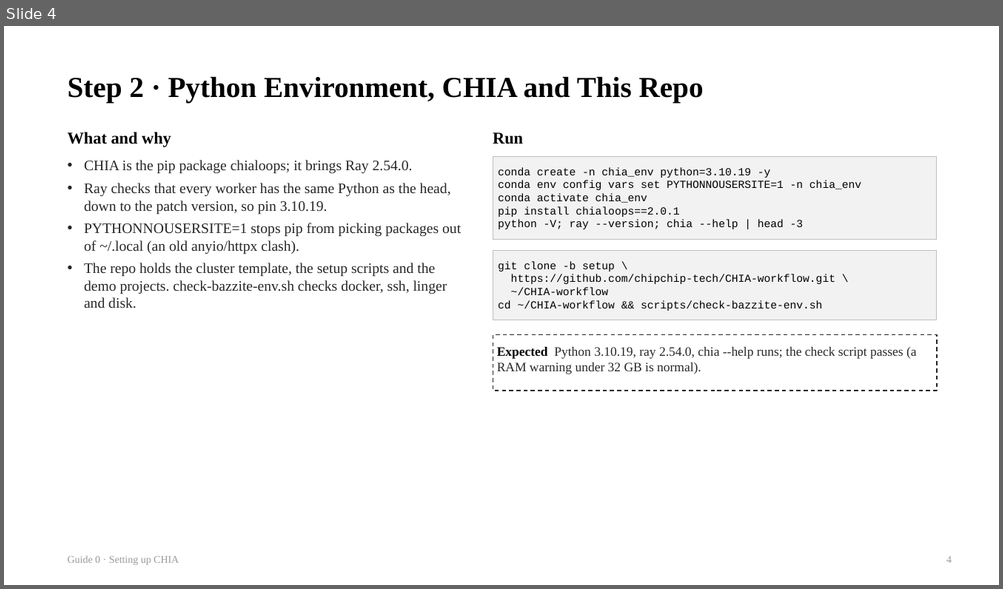
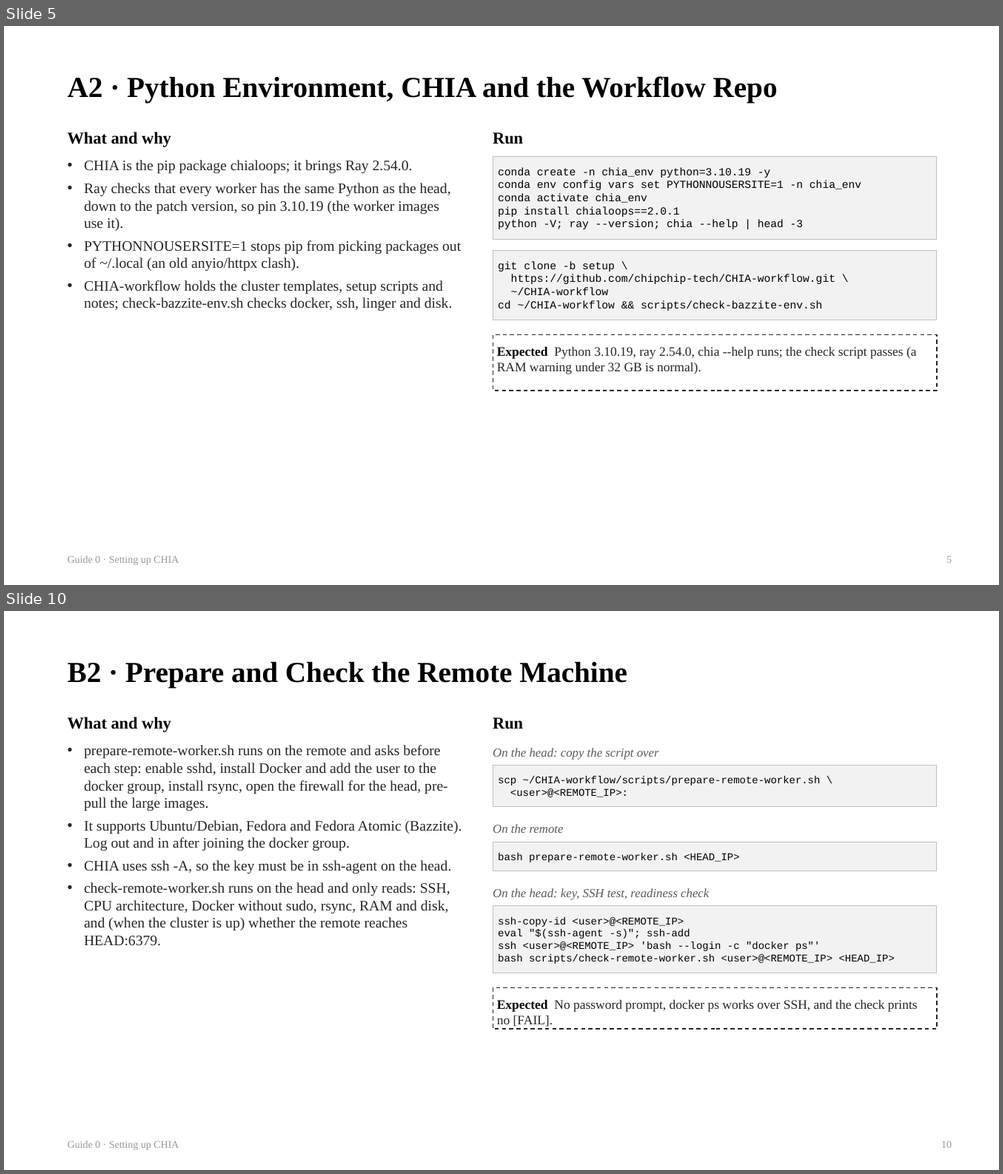
Before and after one commit to chipchip-tech/CHIA-workflow, a slide deck: projects/demo-alu/report/guides/0_Setup.pptx. Shown one above the other, each under a label of ours: slide 4 before the commit, slides 5 and 10 after it; the slides between them are not shown. The pictures are 1003x589 and 1003x1174 pixels, drawn with LibreOffice and Linux fonts; fonts in the diff are those of the drawing. Boxes give left, top, right and bottom in pixels: in the first picture for what was removed or moved away, otherwise in the second. Text is boxed around its words. In the diff, an @@ line names an element or a change of style, - is before the commit and + after.

```diff
--- a/projects/demo-alu/report/guides/0_Setup.pptx
+++ b/projects/demo-alu/report/guides/0_Setup.pptx
@@ slide 10 added at (x1=4, y1=611, x2=999, y2=1170), background #FFFFFF @@
@@ text added at (x1=68, y1=661, x2=627, y2=687), 28 pt, text #000000, bold @@
+B2 · Prepare and Check the Remote Machine
@@ text added at (x1=68, y1=717, x2=171, y2=732), 16 pt, text #000000, bold @@
+What and why
@@ text added at (x1=492, y1=718, x2=523, y2=729), 16 pt, text #000000, bold @@
+Run
@@ text added at (x1=84, y1=745, x2=462, y2=946), 14 pt, text #262626 @@
+• prepare-remote-worker.sh runs on the remote and asks before each step: enable sshd, install Docker and add the user to the docker group, install rsync, open the firewall for the head, pre-pull the large images.
+• It supports Ubuntu/Debian, Fedora and Fedora Atomic (Bazzite). Log out and in after joining the docker group.
+• CHIA uses ssh -A, so the key must be in ssh-agent on the head.
+• check-remote-worker.sh runs on the head and only reads: SSH, CPU architecture, Docker without sudo, rsync, RAM and disk, and (when the cluster is up) whether the remote reaches HEAD:6379.
@@ text added at (x1=492, y1=748, x2=659, y2=760), 12 pt, text #5A5A5A, italic @@
+On the head: copy the script over
@@ rectangle added at (x1=492, y1=766, x2=936, y2=807), fill #F2F2F2, outline #BFBFBF 0.75 pt, 10 pt, text #000000 @@
+scp ~/CHIA-workflow/scripts/prepare-remote-worker.sh \
+<user>@<REMOTE_IP>:
@@ text added at (x1=492, y1=824, x2=563, y2=833), 12 pt, text #5A5A5A, italic @@
+On the remote
@@ rectangle added at (x1=492, y1=843, x2=936, y2=871), fill #F2F2F2, outline #BFBFBF 0.75 pt, 10 pt, text #000000 @@
+bash prepare-remote-worker.sh <HEAD_IP>
@@ text added at (x1=492, y1=889, x2=708, y2=900), 12 pt, text #5A5A5A, italic @@
+On the head: key, SSH test, readiness check
@@ rectangle added at (x1=492, y1=906, x2=936, y2=974), fill #F2F2F2, outline #BFBFBF 0.75 pt, 10 pt, text #000000 @@
+ssh-copy-id <user>@<REMOTE_IP>
+eval "$(ssh-agent -s)"; ssh-add
+ssh <user>@<REMOTE_IP> 'bash --login -c "docker ps"'
+bash scripts/check-remote-worker.sh <user>@<REMOTE_IP> <HEAD_IP>
@@ rectangle added at (x1=492, y1=988, x2=936, y2=1030), outline #262626 1 pt dashed, 12.5 pt, text #262626 @@
+Expected No password prompt, docker ps works over SSH, and the check prints no [FAIL].
@@ text added at (x1=68, y1=1141, x2=179, y2=1150), 10 pt, text #9A9A9A @@
+Guide 0 · Setting up CHIA
@@ text added at (x1=941, y1=1142, x2=951, y2=1148), 10 pt, text #9A9A9A @@
+10
@@ what was slide 4 is now slide 5 @@
@@ slide 5 changed as well @@
@@ text at (x1=68, y1=76, x2=777, y2=102): text changed @@
-Step 2 · Python Environment, CHIA and This Repo
+A2 · Python Environment, CHIA and the Workflow Repo
@@ text at (x1=84, y1=183, x2=451, y2=231): text changed @@
-• Ray checks that every worker has the same Python as the head, down to the patch version, so pin 3.10.19.
+• Ray checks that every worker has the same Python as the head, down to the patch version, so pin 3.10.19 (the worker images use it).
@@ text at (x1=84, y1=281, x2=452, y2=312): text changed @@
-• The repo holds the cluster template, the setup scripts and the demo projects. check-bazzite-env.sh checks docker, ssh, linger and disk.
+• CHIA-workflow holds the cluster templates, setup scripts and notes; check-bazzite-env.sh checks docker, ssh, linger and disk.
@@ text at (x1=946, y1=557, x2=951, y2=563): text changed @@
-4
+5
```
Also in this commit, not shown: 6 other slides changed, 5 other slides added, 4 slides removed, 4 other files.
